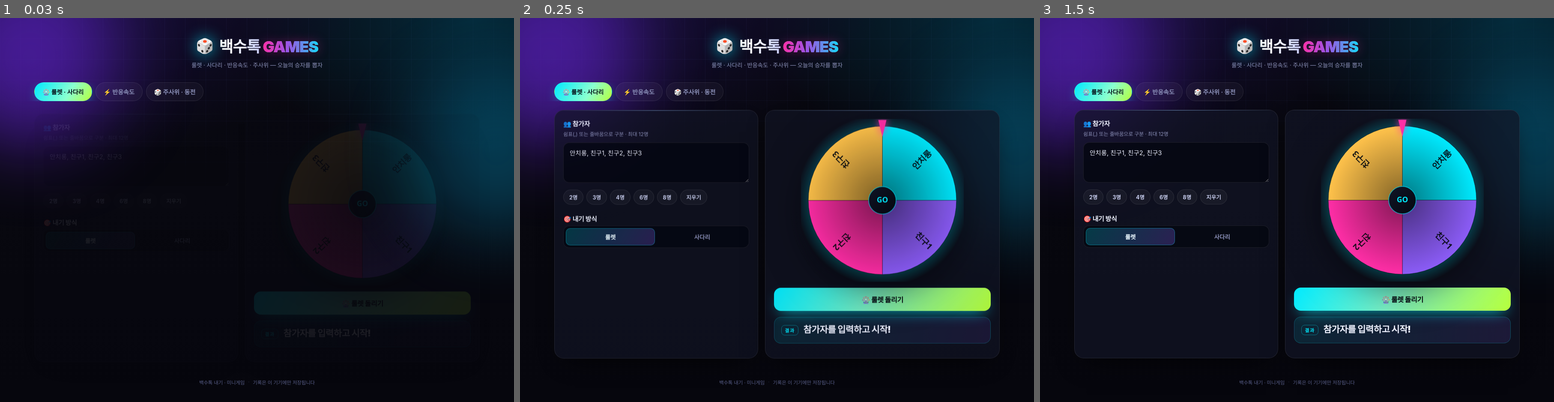
Above: before the commit, frames 1-3 (left to right).
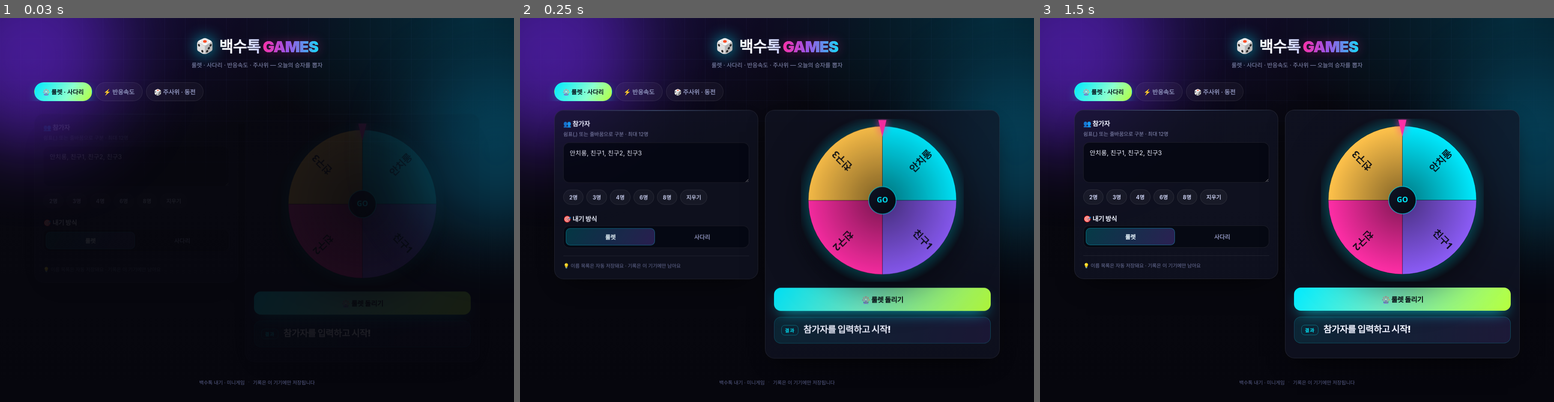
Above: after the commit, the same moments.

Repository: anchirong9-arch/baeksutalk-games
Game: browser game, page index.html
The game is run twice, just before and just after one commit, with the same random seed, the same clock (stepped at 60 frames per second) and the same inputs.
Inputs:
- Up to frame 1 (0.03 s): no input
- Up to frame 2 (0.25 s): no input
- Up to frame 3 (1.5 s): hold Right from 1.03 s (still down); tap Space at 1.1 s

The runs differ from the first frame. In frame 2, 0.5% of the frame differs, in the area x 6-81%, y 34-89%; in frame 3, 0.4%.

Commit message:
레이아웃 다듬기: 사다리 라벨 여백, 카드 높이, 룰렛 라벨 크기

Diff:
--- a/app.js
+++ b/app.js
@@ -334,7 +334,7 @@
 
         // label
         const mid = a0 + step / 2;
-        const fs = clamp(S * 0.9 / Math.max(6, n) * 2.2, 10, S * 0.052);
+        const fs = clamp((Math.PI * 2 / Math.max(4, n)) * S * 0.06, 10, n <= 4 ? S * 0.06 : S * 0.05);
         ctx.save();
         ctx.translate(cx, cy);
         ctx.rotate(mid);
@@ -479,7 +479,7 @@
       return { players, outcomes: outs, rows, rungs, n };
     },
     geom(d) {
-      const padX = 26, topY = 38, botY = this.h - 40;
+      const padX = 34, topY = 44, botY = this.h - 48;
       const colW = (this.w - padX * 2) / (d.n - 1);
       const colX = i => padX + i * colW;
       const rowGap = (botY - topY) / (d.rows + 1);
@@ -541,13 +541,16 @@
       ctx.textAlign = 'center';
       ctx.font = `900 ${fs}px Pretendard, system-ui, sans-serif`;
       for (let i = 0; i < d.n; i++) {
+        const cx0 = g.colX(i);
+        const room = 2 * Math.min(cx0, this.w - cx0) - 8;
+        const maxLabel = Math.max(40, Math.min(g.colW * 1.7, room));
         ctx.fillStyle = '#dfe6ff';
         ctx.textBaseline = 'bottom';
-        ctx.fillText(ellipsisText(ctx, d.players[i], Math.max(46, g.colW * 1.5)), g.colX(i), g.topY - 8);
+        ctx.fillText(ellipsisText(ctx, d.players[i], maxLabel), cx0, g.topY - 9);
         const oc = d.outcomes[i];
         ctx.fillStyle = (oc && oc !== '꽝') ? '#b6ff3c' : 'rgba(150,160,200,.9)';
         ctx.textBaseline = 'top';
-        ctx.fillText(ellipsisText(ctx, oc, Math.max(46, g.colW * 1.5)), g.colX(i), g.botY + 8);
+        ctx.fillText(ellipsisText(ctx, oc, maxLabel), cx0, g.botY + 9);
       }
 
       // traced paths
--- a/index.html
+++ b/index.html
@@ -33,7 +33,7 @@
 <main>
   <!-- ===== TAB 1 : 룰렛 & 사다리 ===== -->
   <section class="panel active" id="panel-bet">
-    <div class="grid two">
+    <div class="grid two align-start">
       <div class="card">
         <h2 class="card-title">👥 참가자</h2>
         <p class="hint">쉼표(,) 또는 줄바꿈으로 구분 · 최대 12명</p>
@@ -59,6 +59,7 @@
             placeholder="당첨, 꽝, 꽝, 꽝"></textarea>
           <button class="chip" id="btnAutoOutcome">결과 자동 만들기</button>
         </div>
+        <p class="tip">💡 이름 목록은 자동 저장돼요 · 기록은 이 기기에만 남아요</p>
       </div>
 
       <div class="card stage">
@@ -87,7 +88,7 @@
 
   <!-- ===== TAB 2 : 반응속도 ===== -->
   <section class="panel" id="panel-react">
-    <div class="grid two">
+    <div class="grid two align-start">
       <div class="card stage react-stage">
         <div id="reactPad" class="react-pad idle" tabindex="0" role="button" aria-live="polite">
           <div class="rp-icon">⚡</div>
--- a/styles.css
+++ b/styles.css
@@ -90,6 +90,7 @@
 
 .grid{display:grid; gap:16px}
 .grid.two{grid-template-columns:minmax(0,1fr) minmax(0,1.15fr)}
+.grid.align-start{align-items:start}
 @media (max-width:820px){ .grid.two{grid-template-columns:minmax(0,1fr)} }
 
 /* 카드 */
@@ -110,6 +111,8 @@
 .card.center .card-title{justify-content:center}
 .mt{margin-top:22px}
 .hint{margin:0 0 10px; color:var(--muted); font-size:12px; line-height:1.55}
+.tip{margin:18px 0 0; padding-top:14px; border-top:1px solid var(--line);
+  color:#6d739c; font-size:11.5px; line-height:1.6}
 
 /* 입력 */
 textarea, input[type=text]{
@@ -170,7 +173,7 @@
 #wheelCanvas{width:100%; max-width:380px; aspect-ratio:1/1; display:block;
   filter:drop-shadow(0 24px 48px rgba(0,0,0,.65))}
 .ladder-wrap{background:rgba(6,8,18,.55); border:1px solid var(--line); border-radius:16px; padding:6px}
-#ladderCanvas{width:100%; height:300px; display:block}
+#ladderCanvas{width:100%; height:320px; display:block}
 
 .result-banner{
   display:flex; align-items:center; gap:12px; padding:14px 16px;
@@ -312,7 +315,7 @@
   .top{padding-top:26px}
   .card{padding:16px; border-radius:18px}
   .dice-face{width:124px;height:124px;font-size:44px}
-  #ladderCanvas{height:260px}
+  #ladderCanvas{height:280px}
   .react-pad{min-height:210px}
 }
 @media (prefers-reduced-motion:reduce){
